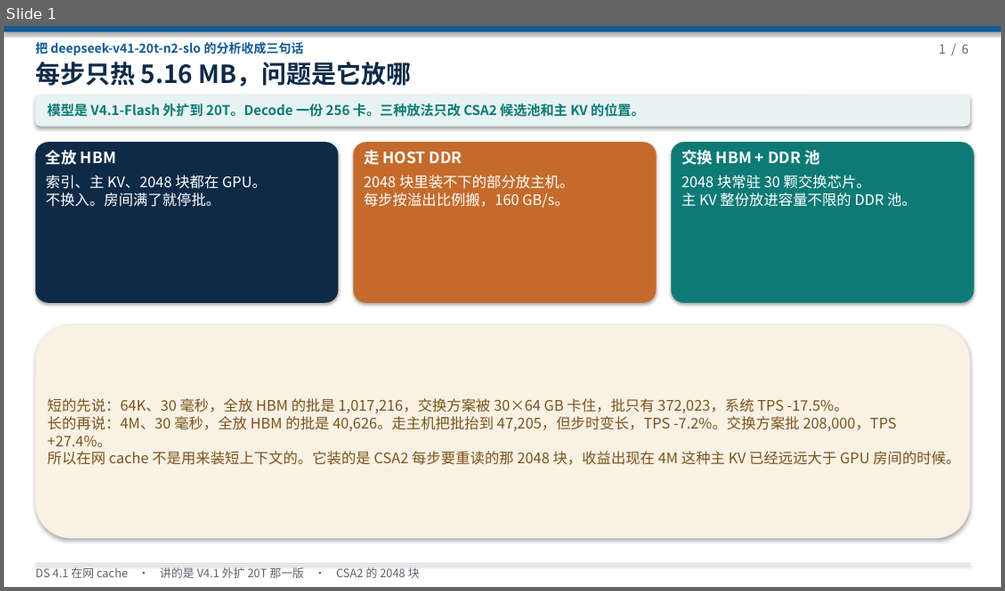
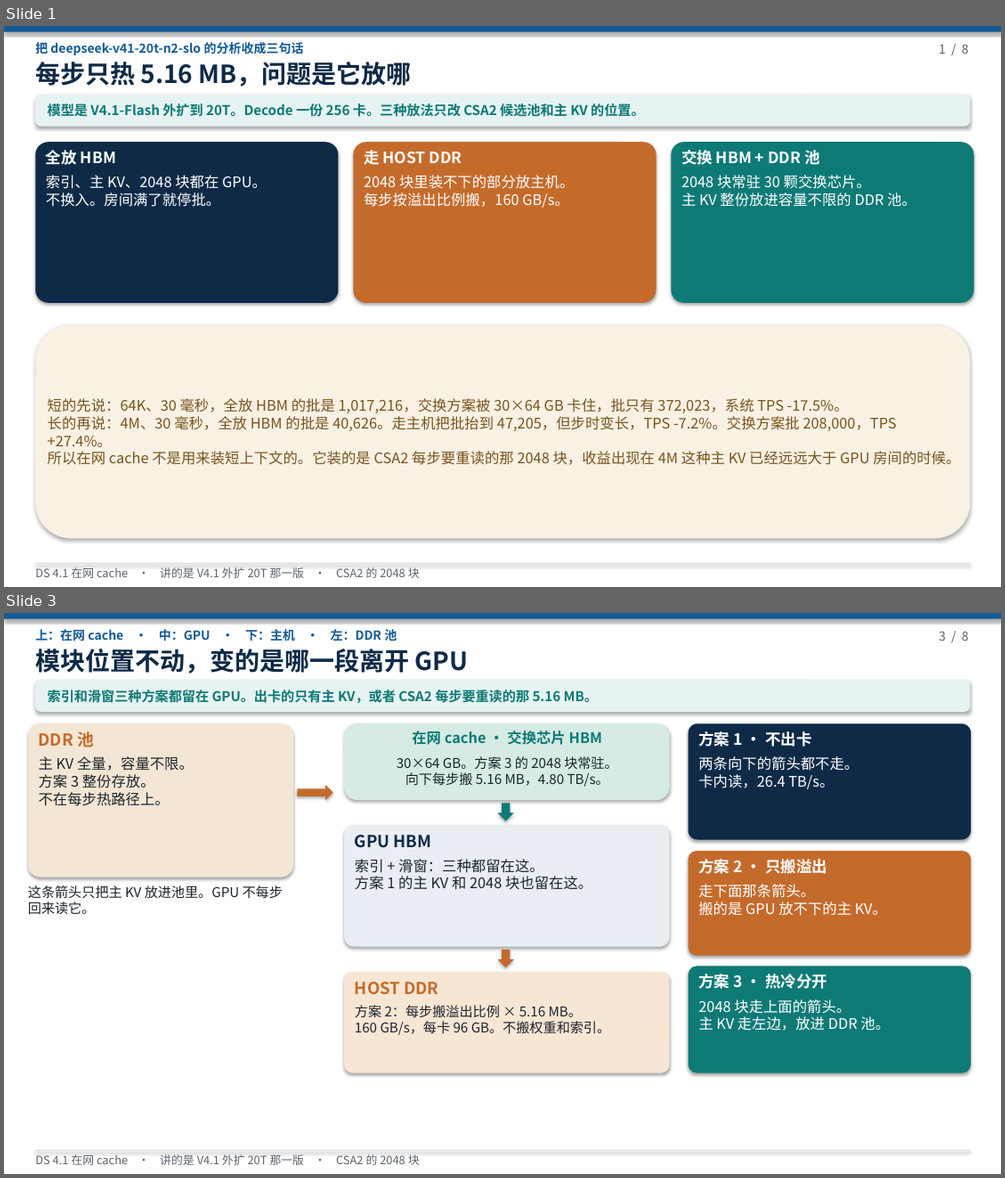
Before and after one commit to 69515164-rgb/UCL-MPComm, a slide deck: docs/DS 4.1在网cache.pptx. Shown one above the other, each under a label of ours: slide 1 before the commit, slides 1 and 3 after it; the slides between them are not shown. The pictures are 1005x591 and 1005x1178 pixels, drawn with LibreOffice and Linux fonts; fonts in the diff are those of the drawing. Boxes give left, top, right and bottom in pixels: in the first picture for what was removed or moved away, otherwise in the second. Text is boxed around its words. In the diff, an @@ line names an element or a change of style, - is before the commit and + after.

```diff
--- a/docs/DS 4.1在网cache.pptx
+++ b/docs/DS 4.1在网cache.pptx
@@ slide 3 added at <box>4,613,1001,1174</box>, background #FFFFFF @@
@@ rectangle added at <box>4,613,1001,619</box>, fill #145A96 @@
@@ text added at <box>35,628,396,644</box>, 12 pt, text #145A96, bold @@
+上：在网 cache · 中：GPU · 下：主机 · 左：DDR 池
@@ text added at <box>938,631,969,641</box>, 12 pt, text #5A636E @@
+3 / 8
@@ text added at <box>35,649,469,674</box>, 24 pt, text #0E2A47, bold @@
+模块位置不动，变的是哪一段离开 GPU
@@ rounded rectangle added at <box>35,681,971,712</box>, fill #E7F3F2 @@
@@ text added at <box>48,690,598,703</box>, 13 pt, text #0E7A76, bold @@
+索引和滑窗三种方案都留在 GPU。出卡的只有主 KV，或者 CSA2 每步要重读的那 5.16 MB。
@@ rounded rectangle added at <box>28,723,293,877</box>, fill #F3E6D4 @@
@@ text added at <box>39,731,94,747</box>, 16 pt, text #C46B2C, bold @@
+DDR 池
@@ rounded rectangle added at <box>344,723,670,800</box>, fill #D5EBE3 @@
@@ text added at <box>412,730,602,745</box>, 14 pt, text #0E7A76, bold @@
+在网 cache · 交换芯片 HBM
@@ rounded rectangle added at <box>688,723,971,840</box>, fill #0E2A47 @@
@@ text added at <box>698,731,811,747</box>, 15 pt, text #FFFFFF, bold @@
+方案 1 · 不出卡
@@ text added at <box>39,756,194,806</box>, 14 pt, text #1C242E @@
+主 KV 全量，容量不限。
+方案 3 整份存放。
+不在每步热路径上。
@@ text added at <box>396,756,618,787</box>, 13 pt, text #1C242E @@
+30×64 GB。方案 3 的 2048 块常驻。
+向下每步搬 5.16 MB，4.80 TB/s。
@@ text added at <box>698,756,858,789</box>, 14 pt, text #FFFFFF @@
+两条向下的箭头都不走。
+卡内读，26.4 TB/s。
@@ right arrow added at <box>297,785,333,800</box>, fill #C46B2C @@
@@ rounded rectangle added at <box>344,826,670,947</box>, fill #E8EEF4 @@
@@ down arrow added at <box>498,803,514,821</box>, fill #0E7A76 @@
@@ text added at <box>355,835,432,848</box>, 16 pt, text #0E2A47, bold @@
+GPU HBM
@@ rounded rectangle added at <box>688,851,971,956</box>, fill #C46B2C @@
@@ text added at <box>355,859,592,890</box>, 14 pt, text #1C242E @@
+索引 + 滑窗：三种都留在这。
+方案 1 的主 KV 和 2048 块也留在这。
@@ text added at <box>698,859,827,874</box>, 15 pt, text #FFFFFF, bold @@
+方案 2 · 只搬溢出
@@ text added at <box>28,885,283,915</box>, 13 pt, text #1C242E @@
+这条箭头只把主 KV 放进池里。GPU 不每步回来读它。
@@ text added at <box>698,884,887,916</box>, 14 pt, text #FFFFFF @@
+走下面那条箭头。
+搬的是 GPU 放不下的主 KV。
@@ down arrow added at <box>498,949,514,967</box>, fill #C46B2C @@
@@ rounded rectangle added at <box>344,972,670,1073</box>, fill #F8E6D4 @@
@@ text added at <box>355,981,438,994</box>, 16 pt, text #C46B2C, bold @@
+HOST DDR
@@ rounded rectangle added at <box>688,966,971,1073</box>, fill #0E7A76 @@
@@ text added at <box>698,973,827,989</box>, 15 pt, text #FFFFFF, bold @@
+方案 3 · 热冷分开
@@ text added at <box>355,1005,611,1035</box>, 13 pt, text #1C242E @@
+方案 2：每步搬溢出比例 × 5.16 MB。
+160 GB/s，每卡 96 GB。不搬权重和索引。
@@ text added at <box>698,999,890,1030</box>, 14 pt, text #FFFFFF @@
+2048 块走上面的箭头。
+主 KV 走左边，放进 DDR 池。
@@ rectangle added at <box>35,1150,971,1151</box>, fill #D6DCE2 @@
@@ text added at <box>35,1154,420,1165</box>, 11 pt, text #5A636E @@
+DS 4.1 在网 cache · 讲的是 V4.1 外扩 20T 那一版 · CSA2 的 2048 块
@@ slide 1 changed as well @@
@@ text at <box>938,44,969,54</box>: text changed @@
-1 / 6
+1 / 8
```
Also in this commit, not shown: 5 other slides changed, 1 other slide added, 1 other file.
